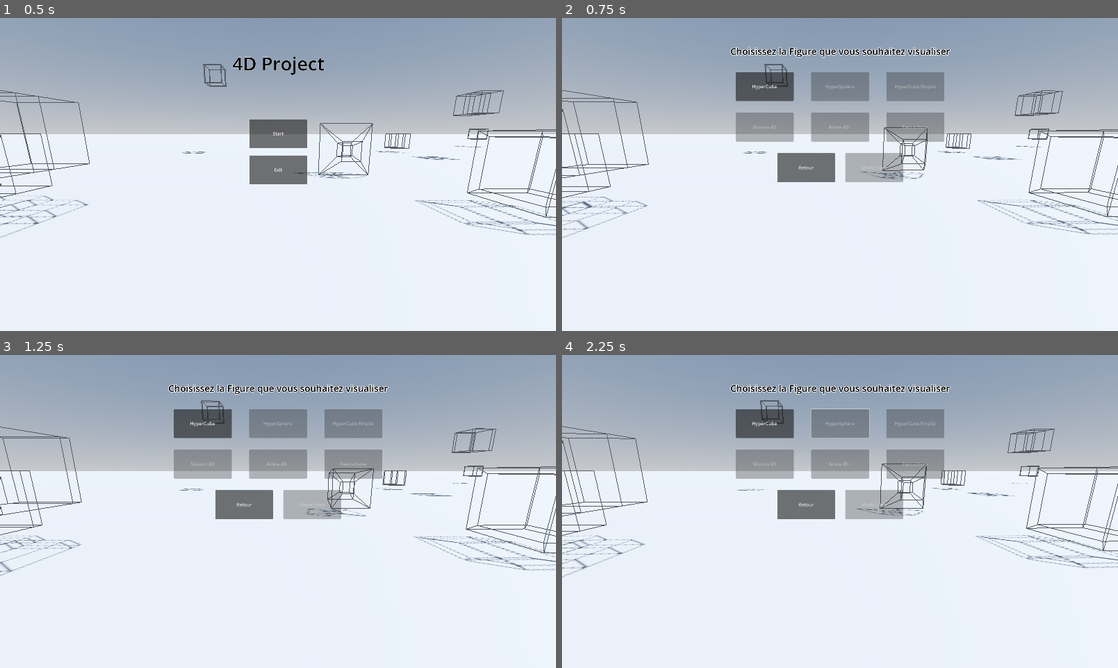
Above: before the commit, frames 1-4 (two rows, left to right).
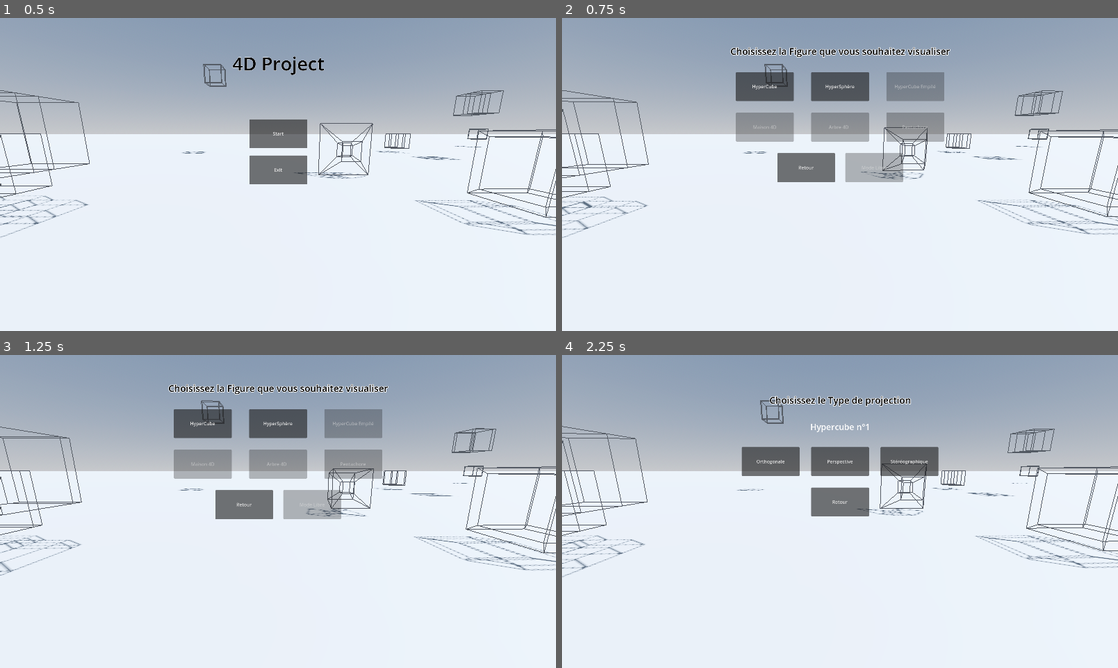
Above: after the commit, the same moments.

Repository: Stantrh/Projet_Tutore_4D_VR_KOMODZINSKI_RYSAK_TROHA
Game: Godot game, scene res://Scenes/main_menu_world.tscn
The game is run twice, just before and just after one commit, with the same random seed, the same clock (stepped at 60 frames per second) and the same inputs.
Inputs (mouse positions are in pixels of both pictures, inside the frame that each line leads up to):
- Up to frame 1 (0.5 s): no input
- Up to frame 2 (0.75 s): click "Start" at 0.5 s
- Up to frame 3 (1.25 s): no input
- Up to frame 4 (2.25 s): click (840, 423) at 1.25 s, where only the run after the commit has a clickable "HyperSphère"; click (828, 520) at 2 s, where only the run after the commit has a clickable "Confirmer"

Frame 1 is identical in both runs. In frame 2, 0.9% of the frame differs, in the area x 44-56%, y 17-27%; in frame 3, 0.9%; in frame 4, 9.1%, in the area x 30-70%, y 9-53%.

Commit message:
Changement main menu

Diff:
--- a/app4d/Scenes/main_menu.tscn
+++ b/app4d/Scenes/main_menu.tscn
@@ -122,7 +122,6 @@
 custom_minimum_size = Vector2(200, 100)
 layout_mode = 2
 tooltip_text = "Equivalent d'une sphère mais en 4ème dimension"
-disabled = true
 text = "HyperSphère"
 
 [node name="Button3" type="Button" parent="choix_figure/VBoxContainer/VBoxContainer/GridContainer"]
@@ -385,6 +384,7 @@
 [connection signal="pressed" from="start/VBoxContainer/VBoxContainer2/start_button" to="." method="_on_start_button_pressed"]
 [connection signal="pressed" from="start/VBoxContainer/VBoxContainer2/exit_button" to="." method="_on_exit_button_pressed"]
 [connection signal="pressed" from="choix_figure/VBoxContainer/VBoxContainer/GridContainer/hyper_cube" to="." method="_on_hyper_cube_pressed"]
+[connection signal="pressed" from="choix_figure/VBoxContainer/VBoxContainer/GridContainer/hyper_sphère" to="." method="_on_hyper_sphère_pressed"]
 [connection signal="pressed" from="choix_figure/VBoxContainer/VBoxContainer/HBoxContainer/back_button" to="." method="_on_back_button_pressed"]
 [connection signal="text_changed" from="choix_figure/Popup/ReferenceRect/ColorRect/VBoxContainer/VBoxContainer/TextEdit" to="." method="_on_text_edit_text_changed"]
 [connection signal="pressed" from="choix_figure/Popup/ReferenceRect/ColorRect/VBoxContainer/VBoxContainer/HBoxContainer/Confirm_button" to="." method="_on_confirm_button_pressed"]
--- a/app4d/Scripts/main_menu.gd
+++ b/app4d/Scripts/main_menu.gd
@@ -64,6 +64,9 @@
 		match selected_figure :
 			available_figures.HYPERCUBE :
 				figure.object_selected = figure.Object4D.Tesseract
+				figure.ply_object_path = "res://Objects/hypercube.txt"
+			available_figures.HYPERSPHERE :
+				figure.ply_object_path = "res://Objects/hypersphere.txt"
 			_:
 				figure.object_selected = figure.Object4D.Tesseract
 		selected_figures.append(figure)
@@ -159,3 +162,9 @@
 	current_figure = 0
 	$choix_maillage.hide()
 	$choix_projection.show()
+
+
+func _on_hyper_sphère_pressed():
+	$choix_figure/Popup.popup_centered()
+	$choix_figure/Popup.show()
+	selected_figure = 1
